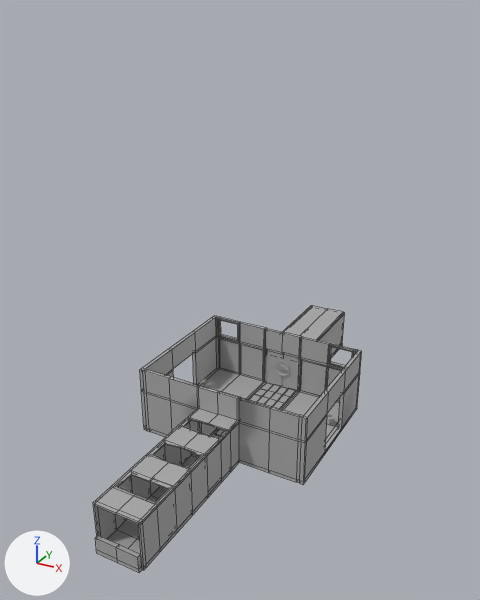
Before and after pictures for a commit that changed the FBX model URP-PSX/Assets/Models/bModels/Assets/testLevel.fbx.
One viewpoint serves both versions: a camera (50 mm lens) standing at (0.789, -1.72, 1.134) and looking at (0.005, -0.294, 0.421). The lights are fixed; the arrows at lower left show +X, +Y and +Z. The older version comes first. Mesh edges are drawn as thin lines on the coarser meshes. Where no turn or scale is listed for an object, it has been applied to the vertices. Vertices at exactly the same position are counted once.

The first picture shows 'Main_Door_Hallway', 'Rug' and 5 more.
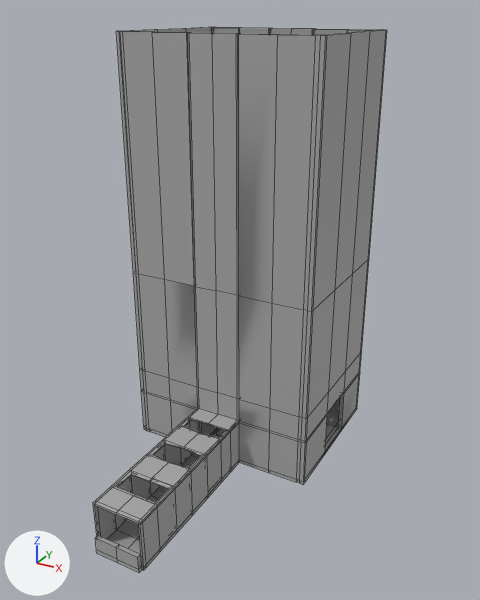
Commit message: modify level add

Location of each change, (x1, y1, x2, y2) in pixels of the pictures (480 x 600 px):
'Main_Door_Hallway', reshaped (9% wider, 103% taller): before (93, 305, 362, 573); after (93, 27, 387, 573)
part 1 of me_mesh_007, built on: before (140, 316, 361, 419); after (116, 27, 387, 419)

The change in detail:
me_mesh_007 is used by ob_main_door_hallway; location (0.0, 0.0, -0.005).
me_mesh_007 had 683 vertices, 702 faces and spanned x -0.257..0.257, y -0.857..0.381, z -0.005..0.199.
me_mesh_007 now has 831 vertices, 852 faces and spans x -0.258..0.26, y -0.857..0.381, z -0.005..1.089.
Part 1, on me_mesh_007:
34 faces are deleted.
44 vertices are added at x -0.258..0.26, y -0.41..0.009, z 0.493..1.089.
21 new vertices lie (0.0, 0.0, 0.294) away from vertices in x -0.257..0.257, y -0.409..-0.132, z 0.199.
19 new vertices lie (0.0, 0.0, 0.295) away from vertices in x -0.237..0.246, y -0.009..0.005, z 0.198.
20 new vertices lie (0.0, 0.0, 0.596) away from vertices in x -0.257..0.237, y -0.409..0.005, z 0.493.
9 new vertices lie (0.001, 0.0, 0.294) away from vertices in x -0.257..0.257, y -0.409..-0.005, z 0.199.
12 new vertices lie (0.001, 0.0, 0.596) away from vertices in x -0.257..0.258, y -0.409..-0.132, z 0.493.
8 new vertices lie (-0.001, 0.0, 0.596) away from vertices in x -0.237..0.257, y -0.409..-0.005, z 0.493.
5 new vertices lie (-0.082, 0.0, 0.0) away from vertices in x 0.237, y -0.009..0.005, z 0.493..1.089.
5 new vertices lie (0.0, 0.001, 0.295) away from vertices in x -0.246..-0.156, y -0.005..0.005, z 0.198.
5 new vertices lie (-0.001, 0.0, 0.294) away from vertices in x -0.246..0.257, y -0.409..0.005, z 0.199.
184 new faces join them.
